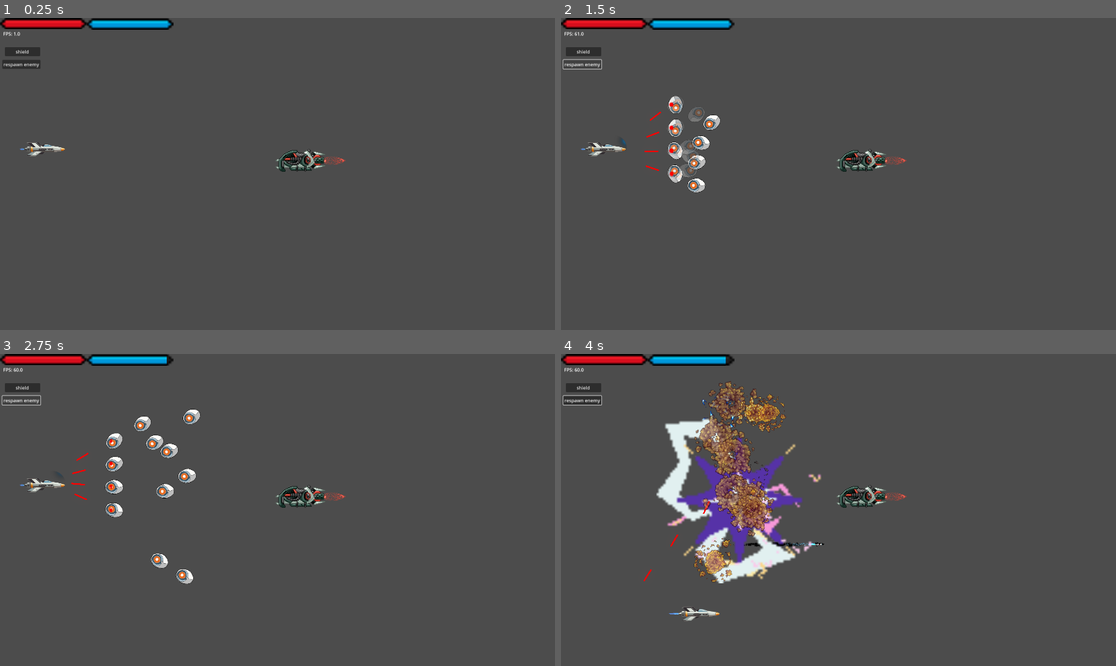
Above: before the commit, frames 1-4 (two rows, left to right).
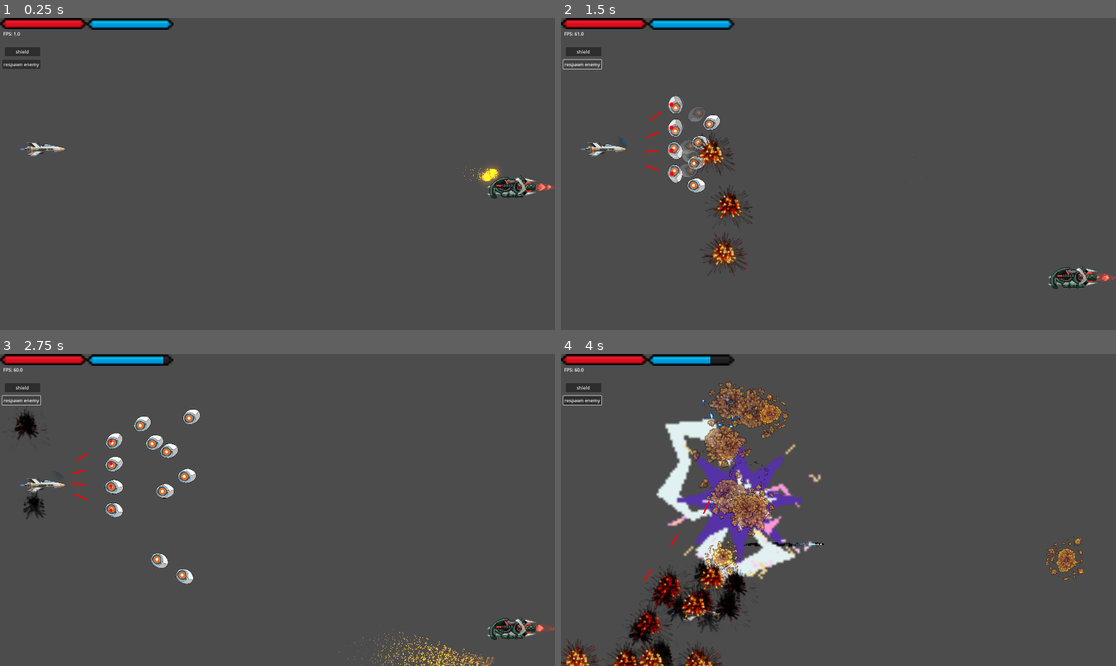
Above: after the commit, the same moments.

Repository: Dantte2/spacegame
Game: Godot game, scene res://scenes/debug.tscn
Two runs of this game, one before a commit and one after it. Both use one fixed random seed, a clock stepped at 60 frames per second and the inputs below. This scene is started directly instead of the project's main scene.
Inputs (mouse positions are in pixels of both pictures, inside the frame that each line leads up to):
- Up to frame 1 (0.25 s): no input
- Up to frame 2 (1.5 s): click "respawn enemy" at 0.5 s; click "respawn enemy" at 1.25 s
- Up to frame 3 (2.75 s): click "respawn enemy" at 2 s
- Up to frame 4 (4 s): move the mouse to (960, 494) at 2.77 s; hold D (ui_right) 2.78-3.53 s; hold Right mouse button (fire_missile) 2.78-3.53 s; move the mouse to (727, 525) at 3.52 s; hold S (ui_down) from 3.53 s (still down); tap Shift (fire_super) at 3.6 s

The runs differ from the first frame. In frame 1, 1.0% of the frame differs, in the area x 49-100%, y 42-58%; in frame 2, 1.9%; in frame 3, 1.7%; in frame 4, 7.6%, in the area x 0-95%, y 0-100%.

Commit message:
3rd enemy done?

Diff:
--- a/scenes/debug.tscn
+++ b/scenes/debug.tscn
@@ -66,7 +66,6 @@
 visible = false
 
 [node name="sky" type="ParallaxLayer" parent="ParallaxBackground"]
-motion_scale = Vector2(0.2, 0.2)
 motion_mirroring = Vector2(1920, 0)
 
 [node name="Sprite2D" type="Sprite2D" parent="ParallaxBackground/sky"]
@@ -138,7 +137,7 @@
 environment = SubResource("Environment_5ph7u")
 
 [node name="enemy3" parent="." instance=ExtResource("11_naxnx")]
-position = Vector2(1043, 494)
+position = Vector2(1774, 524)
 
 [connection signal="pressed" from="debugcanvas/respawnbutton" to="debugcanvas" method="_on_respawnbutton_pressed"]
 [connection signal="pressed" from="debugcanvas/damageshieldbutton" to="debugcanvas" method="_on_damageshieldbutton_pressed"]
--- a/scenes/enemy_3.tscn
+++ b/scenes/enemy_3.tscn
@@ -1,10 +1,11 @@
-[gd_scene load_steps=10 format=3 uid="uid://bpkiveafyhfog"]
+[gd_scene load_steps=11 format=3 uid="uid://bpkiveafyhfog"]
 
 [ext_resource type="Script" uid="uid://ct6jvs575wv1g" path="res://scripts/enemy_3.gd" id="1_7ipwp"]
 [ext_resource type="Texture2D" uid="uid://dd14kwylg2rvj" path="res://assets/enemy/Ship3/Ship3.png" id="1_pntu1"]
 [ext_resource type="Texture2D" uid="uid://b88nxnfl75i10" path="res://assets/enemy/Ship3/Exhaust/Turbo_flight/Exhaust1/exhaust1.png" id="2_7nfes"]
-[ext_resource type="PackedScene" uid="uid://2cp7mkucw1cr" path="res://scenes/enemy_laser.tscn" id="2_v1mu1"]
+[ext_resource type="PackedScene" uid="uid://24rkba1oshe6" path="res://scenes/enemy_laser_2.tscn" id="2_v1mu1"]
 [ext_resource type="Texture2D" uid="uid://b62qwbkjdv3dj" path="res://assets/enemy/Ship3/Exhaust/Turbo_flight/Exhaust1/exhaust2.png" id="3_7ipwp"]
+[ext_resource type="PackedScene" uid="uid://divjny82w8yty" path="res://scenes/death_explosion.tscn" id="3_cwep3"]
 [ext_resource type="Texture2D" uid="uid://bhdfioavdftw7" path="res://assets/enemy/Ship3/Exhaust/Turbo_flight/Exhaust1/exhaust3.png" id="4_v1mu1"]
 [ext_resource type="Texture2D" uid="uid://duolhd5ok5f8i" path="res://assets/enemy/Ship3/Exhaust/Turbo_flight/Exhaust1/exhaust4.png" id="5_cwep3"]
 
@@ -34,8 +35,10 @@
 
 [node name="enemy3" type="CharacterBody2D" groups=["enemy"]]
 scale = Vector2(2, 2)
+collision_layer = 2
 script = ExtResource("1_7ipwp")
-laser_scene = ExtResource("2_v1mu1")
+bullet_scene = ExtResource("2_v1mu1")
+death_animation_scene = ExtResource("3_cwep3")
 
 [node name="Sprite2D" type="Sprite2D" parent="."]
 texture = ExtResource("1_pntu1")
@@ -46,11 +49,12 @@
 shape = SubResource("CapsuleShape2D_7nfes")
 
 [node name="BulletSpawn" type="Node2D" parent="."]
+position = Vector2(-37.5, 6)
 
 [node name="exhaust" type="AnimatedSprite2D" parent="."]
 z_index = -1
 position = Vector2(57, 0)
 sprite_frames = SubResource("SpriteFrames_nfosb")
 animation = &"boost"
-frame_progress = 0.8639523
+frame_progress = 0.12834758
 flip_h = true
--- /dev/null
+++ b/scenes/enemy_laser_2.tscn
@@ -0,0 +1,75 @@
+[gd_scene load_steps=13 format=3 uid="uid://24rkba1oshe6"]
+
+[ext_resource type="Script" uid="uid://cm3na3bsd1sfp" path="res://scripts/enemy_laser_2.gd" id="1_vmd7k"]
+[ext_resource type="Texture2D" uid="uid://cn0xcaus217jj" path="res://assets/projectiles/bullets/37.png" id="2_1op6x"]
+[ext_resource type="PackedScene" uid="uid://djd8g6h0hxqfk" path="res://scenes/flakboom.tscn" id="2_05fer"]
+[ext_resource type="Texture2D" uid="uid://b0yp1lgv6pnba" path="res://assets/particles/glowing_circle.png" id="3_1op6x"]
+
+[sub_resource type="AtlasTexture" id="AtlasTexture_1op6x"]
+atlas = ExtResource("2_1op6x")
+region = Rect2(0, 0, 288, 223)
+
+[sub_resource type="SpriteFrames" id="SpriteFrames_05fer"]
+animations = [{
+"frames": [{
+"duration": 1.0,
+"texture": SubResource("AtlasTexture_1op6x")
+}],
+"loop": true,
+"name": &"default",
+"speed": 10.0
+}]
+
+[sub_resource type="CircleShape2D" id="CircleShape2D_27gip"]
+radius = 14.0
+
+[sub_resource type="Gradient" id="Gradient_05fer"]
+colors = PackedColorArray(1, 1, 1, 1, 1, 1, 1, 0)
+
+[sub_resource type="GradientTexture1D" id="GradientTexture1D_bawts"]
+gradient = SubResource("Gradient_05fer")
+use_hdr = true
+
+[sub_resource type="Curve" id="Curve_m1tu4"]
+_data = [Vector2(0.015151501, 0), 0.0, 0.0, 0, 0, Vector2(0.47727275, 1), 0.0, 0.0, 0, 0, Vector2(1, 0), 0.0, 0.0, 0, 0]
+point_count = 3
+
+[sub_resource type="CurveTexture" id="CurveTexture_daiji"]
+curve = SubResource("Curve_m1tu4")
+
+[sub_resource type="ParticleProcessMaterial" id="ParticleProcessMaterial_7vjdx"]
+particle_flag_disable_z = true
+emission_shape = 3
+emission_box_extents = Vector3(680, 20, 1)
+direction = Vector3(-1, 0, 0)
+spread = 0.0
+gravity = Vector3(0, 0, 0)
+tangential_accel_min = 99.99999
+tangential_accel_max = 99.99999
+scale_min = 0.099999994
+scale_max = 0.099999994
+scale_curve = SubResource("CurveTexture_daiji")
+color = Color(3, 1.5, 0.1, 1)
+color_ramp = SubResource("GradientTexture1D_bawts")
+
+[node name="enemy_laser2" type="Area2D"]
+collision_layer = 2
+script = ExtResource("1_vmd7k")
+flakboom_scene = ExtResource("2_05fer")
+
+[node name="AnimatedSprite2D" type="AnimatedSprite2D" parent="."]
+visible = false
+scale = Vector2(0.2, 0.2)
+sprite_frames = SubResource("SpriteFrames_05fer")
+flip_h = true
+
+[node name="CollisionShape2D" type="CollisionShape2D" parent="."]
+shape = SubResource("CircleShape2D_27gip")
+
+[node name="Trail" type="GPUParticles2D" parent="."]
+scale = Vector2(1e-05, 1)
+amount = 50
+texture = ExtResource("3_1op6x")
+preprocess = 1.0
+randomness = 1.0
+process_material = SubResource("ParticleProcessMaterial_7vjdx")
--- /dev/null
+++ b/scenes/flakboom.tscn
@@ -0,0 +1,147 @@
+[gd_scene load_steps=34 format=3 uid="uid://djd8g6h0hxqfk"]
+
+[ext_resource type="Script" uid="uid://drklswcnnr8fg" path="res://scripts/flakboom.gd" id="1_ke33d"]
+[ext_resource type="Texture2D" uid="uid://cc0e7cs85wexl" path="res://assets/projectiles/explosion/massiveboom/0001.png" id="2_pt8j0"]
+[ext_resource type="Texture2D" uid="uid://c6vrahgbm0taj" path="res://assets/projectiles/explosion/massiveboom/0002.png" id="3_j27xb"]
+[ext_resource type="Texture2D" uid="uid://cd01pas6sgq32" path="res://assets/projectiles/explosion/massiveboom/0003.png" id="4_cpxrg"]
+[ext_resource type="Texture2D" uid="uid://cvb56re551u1j" path="res://assets/projectiles/explosion/massiveboom/0004.png" id="5_nx4g1"]
+[ext_resource type="Texture2D" uid="uid://bx0oof1uf7vll" path="res://assets/projectiles/explosion/massiveboom/0005.png" id="6_pah4d"]
+[ext_resource type="Texture2D" uid="uid://ccbktu3kyyk70" path="res://assets/projectiles/explosion/massiveboom/0006.png" id="7_088fe"]
+[ext_resource type="Texture2D" uid="uid://ddeo3bjb8u655" path="res://assets/projectiles/explosion/massiveboom/0007.png" id="8_wlbt3"]
+[ext_resource type="Texture2D" uid="uid://dhvdupujek35q" path="res://assets/projectiles/explosion/massiveboom/0008.png" id="9_n12n0"]
+[ext_resource type="Texture2D" uid="uid://bdoqypts1lxkt" path="res://assets/projectiles/explosion/massiveboom/0009.png" id="10_vbhwi"]
+[ext_resource type="Texture2D" uid="uid://c86o8870ywtxu" path="res://assets/projectiles/explosion/massiveboom/0010.png" id="11_vd3ei"]
+[ext_resource type="Texture2D" uid="uid://deu6ttkp6rgt0" path="res://assets/projectiles/explosion/massiveboom/0011.png" id="12_fnsrs"]
+[ext_resource type="Texture2D" uid="uid://b8swx8wyuun3v" path="res://assets/projectiles/explosion/massiveboom/0012.png" id="13_i5vcs"]
+[ext_resource type="Texture2D" uid="uid://blhovoj8oeado" path="res://assets/projectiles/explosion/massiveboom/0013.png" id="14_l5gqy"]
+[ext_resource type="Texture2D" uid="uid://bt1cuiusujy1f" path="res://assets/projectiles/explosion/massiveboom/0014.png" id="15_i5333"]
+[ext_resource type="Texture2D" uid="uid://log35o8kbiw7" path="res://assets/projectiles/explosion/massiveboom/0015.png" id="16_mrhot"]
+[ext_resource type="Texture2D" uid="uid://o2w18gjc4qy8" path="res://assets/projectiles/explosion/massiveboom/0016.png" id="17_x0g2b"]
+[ext_resource type="Texture2D" uid="uid://cfm2g8nsttxo3" path="res://assets/projectiles/explosion/massiveboom/0017.png" id="18_scw4j"]
+[ext_resource type="Texture2D" uid="uid://bttnckoltefw0" path="res://assets/projectiles/explosion/massiveboom/0018.png" id="19_ab3kt"]
+[ext_resource type="Texture2D" uid="uid://df805e0h2p1or" path="res://assets/projectiles/explosion/massiveboom/0019.png" id="20_ykqgh"]
+[ext_resource type="Texture2D" uid="uid://bg4kjpidqo2os" path="res://assets/projectiles/explosion/massiveboom/0020.png" id="21_xnugm"]
+[ext_resource type="Texture2D" uid="uid://dwthecegmmauo" path="res://assets/projectiles/explosion/massiveboom/0021.png" id="22_fnsrs"]
+[ext_resource type="Texture2D" uid="uid://n24qaddhp2i6" path="res://assets/projectiles/explosion/massiveboom/0022.png" id="23_i5vcs"]
+[ext_resource type="Texture2D" uid="uid://dff767hlf4ka1" path="res://assets/projectiles/explosion/massiveboom/0023.png" id="24_l5gqy"]
+[ext_resource type="Texture2D" uid="uid://ctwutgr7v3f72" path="res://assets/projectiles/explosion/massiveboom/0024.png" id="25_i5333"]
+[ext_resource type="Texture2D" uid="uid://f8ehii7ymo6q" path="res://assets/projectiles/explosion/massiveboom/0025.png" id="26_mrhot"]
+[ext_resource type="Texture2D" uid="uid://c8w2ou8qr38lh" path="res://assets/projectiles/explosion/massiveboom/0026.png" id="27_x0g2b"]
+[ext_resource type="Texture2D" uid="uid://u27nircy1d3r" path="res://assets/projectiles/explosion/massiveboom/0027.png" id="28_scw4j"]
+[ext_resource type="Texture2D" uid="uid://36w5dgc5rg6t" path="res://assets/projectiles/explosion/massiveboom/0028.png" id="29_ab3kt"]
+[ext_resource type="Texture2D" uid="uid://dxcgyxg5i2trw" path="res://assets/projectiles/explosion/massiveboom/0029.png" id="30_ykqgh"]
+[ext_resource type="Texture2D" uid="uid://bdxyu5hg64mj" path="res://assets/projectiles/explosion/massiveboom/0030.png" id="31_xnugm"]
+
+[sub_resource type="CircleShape2D" id="CircleShape2D_it067"]
+radius = 45.977047
+
+[sub_resource type="SpriteFrames" id="SpriteFrames_ke33d"]
+animations = [{
+"frames": [{
+"duration": 1.0,
+"texture": ExtResource("2_pt8j0")
+}, {
+"duration": 1.0,
+"texture": ExtResource("3_j27xb")
+}, {
+"duration": 1.0,
+"texture": ExtResource("4_cpxrg")
+}, {
+"duration": 1.0,
+"texture": ExtResource("5_nx4g1")
+}, {
+"duration": 1.0,
+"texture": ExtResource("6_pah4d")
+}, {
+"duration": 1.0,
+"texture": ExtResource("7_088fe")
+}, {
+"duration": 1.0,
+"texture": ExtResource("8_wlbt3")
+}, {
+"duration": 1.0,
+"texture": ExtResource("9_n12n0")
+}, {
+"duration": 1.0,
+"texture": ExtResource("10_vbhwi")
+}, {
+"duration": 1.0,
+"texture": ExtResource("11_vd3ei")
+}, {
+"duration": 1.0,
+"texture": ExtResource("12_fnsrs")
+}, {
+"duration": 1.0,
+"texture": ExtResource("13_i5vcs")
+}, {
+"duration": 1.0,
+"texture": ExtResource("14_l5gqy")
+}, {
+"duration": 1.0,
+"texture": ExtResource("15_i5333")
+}, {
+"duration": 1.0,
+"texture": ExtResource("16_mrhot")
+}, {
+"duration": 1.0,
+"texture": ExtResource("17_x0g2b")
+}, {
+"duration": 1.0,
+"texture": ExtResource("18_scw4j")
+}, {
+"duration": 1.0,
+"texture": ExtResource("19_ab3kt")
+}, {
+"duration": 1.0,
+"texture": ExtResource("20_ykqgh")
+}, {
+"duration": 1.0,
+"texture": ExtResource("21_xnugm")
+}, {
+"duration": 1.0,
+"texture": ExtResource("22_fnsrs")
+}, {
+"duration": 1.0,
+"texture": ExtResource("23_i5vcs")
+}, {
+"duration": 1.0,
+"texture": ExtResource("24_l5gqy")
+}, {
+"duration": 1.0,
+"texture": ExtResource("25_i5333")
+}, {
+"duration": 1.0,
+"texture": ExtResource("26_mrhot")
+}, {
+"duration": 1.0,
+"texture": ExtResource("27_x0g2b")
+}, {
+"duration": 1.0,
+"texture": ExtResource("28_scw4j")
+}, {
+"duration": 1.0,
+"texture": ExtResource("29_ab3kt")
+}, {
+"duration": 1.0,
+"texture": ExtResource("30_ykqgh")
+}, {
+"duration": 1.0,
+"texture": ExtResource("31_xnugm")
+}],
+"loop": false,
+"name": &"default",
+"speed": 20.0
+}]
+
+[node name="flakboom" type="Area2D"]
+scale = Vector2(3, 3)
+collision_layer = 2
+script = ExtResource("1_ke33d")
+
+[node name="CollisionShape2D" type="CollisionShape2D" parent="."]
+shape = SubResource("CircleShape2D_it067")
+
+[node name="AnimatedSprite2D" type="AnimatedSprite2D" parent="."]
+sprite_frames = SubResource("SpriteFrames_ke33d")
+frame = 13
+frame_progress = 0.1801201
--- a/scenes/laser.tscn
+++ b/scenes/laser.tscn
@@ -43,6 +43,7 @@
 shape = SubResource("CapsuleShape2D_jjj73")
 
 [node name="Trail2D" type="Line2D" parent="."]
+z_index = 10
 width = 2.0
 gradient = SubResource("Gradient_jjj73")
 joint_mode = 2
--- a/scripts/enemy_3.gd
+++ b/scripts/enemy_3.gd
@@ -1,3 +1,90 @@
 extends CharacterBody2D
 
-pass
+# --- Movement ---
+@export var vertical_speed := 250.0
+
+# --- Shooting ---
+@export var fire_rate := 2.0
+@export var bullet_scene: PackedScene
+@export var bullets_per_shot := 40
+@export var bullet_speed := 700.0
+@export var fire_direction := Vector2.LEFT
+@export var cone_angle := 30.0
+
+# --- Randomness ---
+@export var speed_jitter := 0.2
+
+# --- Health ---
+@export var max_health := 100
+var health: int
+
+# --- Internal ---
+var direction := 1
+var fire_timer := 0.0
+
+@onready var exhaust := $exhaust
+@onready var bullet_spawn := $BulletSpawn
+@export var death_animation_scene: PackedScene
+
+func _ready():
+    health = max_health
+
+func _physics_process(delta):
+    # Movement
+    position.y += direction * vertical_speed * delta
+
+    # Bounce top/bottom
+    var viewport_height = get_viewport_rect().size.y
+    if position.y >= viewport_height:
+        position.y = viewport_height
+        direction = -1
+    elif position.y <= 0:
+        position.y = 0
+        direction = 1
+
+    # Exhaust animation
+    if not exhaust.is_playing():
+        exhaust.play("boost")
+
+    # Shooting
+    fire_timer -= delta
+    if fire_timer <= 0.0:
+        fire_timer = fire_rate
+        fire_forward_cone()
+
+
+# --- Shooting logic ---
+func fire_forward_cone():
+    if not bullet_scene or not bullet_spawn:
+        return
+
+    var spawn_pos = bullet_spawn.global_position
+    var center_dir = fire_direction.normalized()
+
+    for i in range(bullets_per_shot):
+        var angle_offset = deg_to_rad(randf_range(-cone_angle/2.0, cone_angle/2.0))
+        var dir = center_dir.rotated(angle_offset)
+        var final_speed = bullet_speed * randf_range(1.0 - speed_jitter, 1.0 + speed_jitter)
+
+        var bullet = bullet_scene.instantiate()
+        bullet.global_position = spawn_pos
+        bullet.velocity = dir * final_speed
+        bullet.rotation = dir.angle()
+
+        get_tree().current_scene.call_deferred("add_child", bullet)
+
+
+# --- Damage Handling ---
+func take_damage(amount: int):
+    health -= amount
+    if health <= 0:
+        die()
+
+
+func die():
+    if death_animation_scene:
+        var anim = death_animation_scene.instantiate()
+        anim.global_position = global_position
+        get_tree().current_scene.call_deferred("add_child", anim)
+
+    queue_free()
--- /dev/null
+++ b/scripts/enemy_laser_2.gd
@@ -0,0 +1,105 @@
+extends Area2D
+
+# -----------------------------
+# Bullet settings
+# -----------------------------
+@export var speed: float = 900.0
+@export var damage_to_shield: int = 200
+@export var damage_to_health: int = 1
+
+@export var lifetime: float = 4.0
+@export var min_flight_distance: float = 1100
+@export var random_explode_chance: float = 0.05  # chance per frame after min distance
+@export var flakboom_scene: PackedScene
+
+# -----------------------------
+# Movement
+# -----------------------------
+var velocity: Vector2 = Vector2.ZERO
+var start_position: Vector2
+var timer := 0.0
+
+@onready var sprite: AnimatedSprite2D = $AnimatedSprite2D
+@onready var trail: GPUParticles2D = $Trail
+
+func _ready():
+    start_position = global_position
+
+    if sprite:
+        sprite.play()
+        fade_out_visuals()
+
+    collision_layer = 2
+    collision_mask = 1
+
+    connect("area_entered", Callable(self, "_on_area_entered"))
+    connect("body_entered", Callable(self, "_on_body_entered"))
+
+# ============================================================
+# Fade visuals over time
+# ============================================================
+func fade_out_visuals():
+    await get_tree().create_timer(0.7).timeout
+
+    if sprite:
+        sprite.visible = false
+
+    if trail:
+        trail.emitting = false
+
+# ============================================================
+# Physics / movement
+# ============================================================
+func _physics_process(delta):
+    position += velocity * delta
+    timer += delta
+
+    # Random explosion after min flight distance
+    if global_position.distance_to(start_position) >= min_flight_distance:
+        if randf() < random_explode_chance:
+            explode()
+            return
+
+    # Lifetime end
+    if timer >= lifetime:
+        explode()
+
+# ============================================================
+# Collisions
+# ============================================================
+func _on_area_entered(area):
+    _handle_hit(area)
+    explode()
+
+func _on_body_entered(body):
+    _handle_hit(body)
+    explode()
+
+# ============================================================
+# DAMAGE
+# ============================================================
+func _handle_hit(target):
+    var player = target
+    while player and not player.has_method("take_damage"):
+        player = player.get_parent()
+
+    if not player:
+        return
+
+    if player.shield > 0:
+        player.apply_shield_damage(damage_to_shield, global_position)
+    else:
+        player.take_damage(damage_to_health)
+
+# ============================================================
+# EXPLOSION
+# ============================================================
+func explode():
+    if flakboom_scene:
+        var boom = flakboom_scene.instantiate()
+        # Small random offset so explosions aren't perfectly stacked
+        var offset = Vector2(randf_range(-20, 20), randf_range(-20, 20))
+        boom.global_position = global_position + offset
+        get_tree().current_scene.call_deferred("add_child", boom)
+
+    queue_free()
--- /dev/null
+++ b/scripts/flakboom.gd
@@ -0,0 +1,63 @@
+extends Area2D
+
+# -----------------------------
+# Explosion stats
+# -----------------------------
+@export var lifetime: float = 0.5
+@export var damage_to_shield: int = 100
+@export var damage_to_health: int = 1
+
+@onready var sprite: AnimatedSprite2D = $AnimatedSprite2D
+
+# Track which targets have already been hit
+var hit_targets := []
+
+func _ready():
+    if sprite:
+        sprite.play()
+
+    # Collision layers (same as bullet)
+    collision_layer = 2
+    collision_mask = 1
+
+    # Connect signals to catch bodies/areas entering the explosion
+    connect("area_entered", Callable(self, "_on_area_entered"))
+    connect("body_entered", Callable(self, "_on_body_entered"))
+
+    # Optional: destroy itself after lifetime
+    await get_tree().create_timer(lifetime).timeout
+    queue_free()
+
+
+func _physics_process(_delta):
+    # Check for any targets already overlapping each frame
+    for target in get_overlapping_bodies() + get_overlapping_areas():
+        if target not in hit_targets:
+            _handle_hit(target)
+            hit_targets.append(target)
+
+
+func _on_area_entered(area):
+    if area not in hit_targets:
+        _handle_hit(area)
+        hit_targets.append(area)
+
+func _on_body_entered(body):
+    if body not in hit_targets:
+        _handle_hit(body)
+        hit_targets.append(body)
+
+
+func _handle_hit(target):
+    # Walk up parent chain until we find player with take_damage
+    var player = target
+    while player and not player.has_method("take_damage"):
+        player = player.get_parent()
+    if not player:
+        return
+
+    # Apply shield or health damage exactly like bullet
+    if player.shield > 0 and player.has_method("apply_shield_damage"):
+        player.apply_shield_damage(damage_to_shield, global_position)
+    else:
+        player.take_damage(damage_to_health)
Binary file added: assets/projectiles/bullets/02.png
Not shown, added: assets/projectiles/bullets/02.png.import
Binary file added: assets/projectiles/bullets/37.png
Not shown, added: assets/projectiles/bullets/37.png.import
Binary file added: assets/projectiles/bullets/46.png
Not shown, added: assets/projectiles/bullets/46.png.import
Binary file added: assets/projectiles/explosion/massiveboom/0001.png
Not shown, added: assets/projectiles/explosion/massiveboom/0001.png.import
Binary file added: assets/projectiles/explosion/massiveboom/0002.png
Not shown, added: assets/projectiles/explosion/massiveboom/0002.png.import
Binary file added: assets/projectiles/explosion/massiveboom/0003.png
Not shown, added: assets/projectiles/explosion/massiveboom/0003.png.import
(and 58 more such lines)
